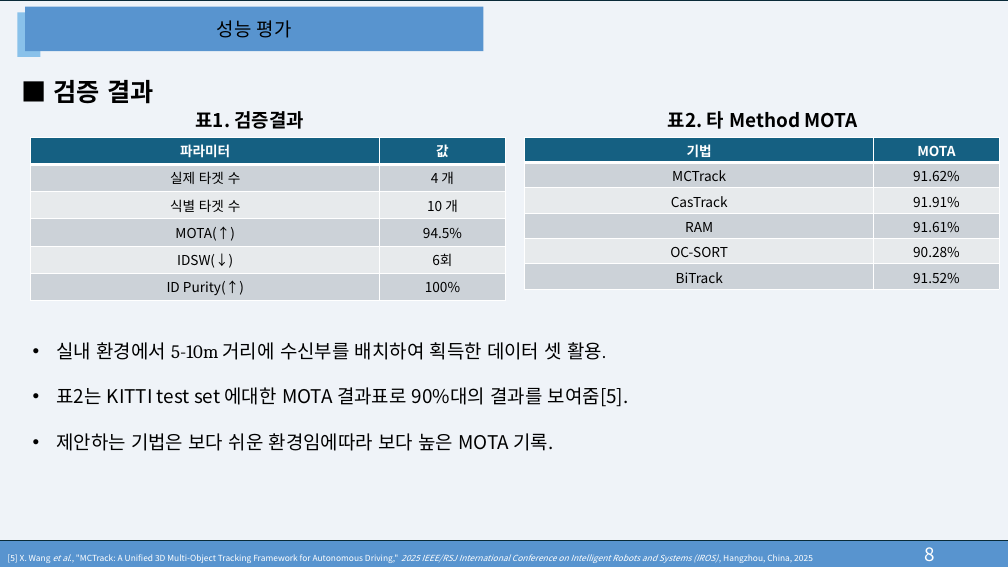
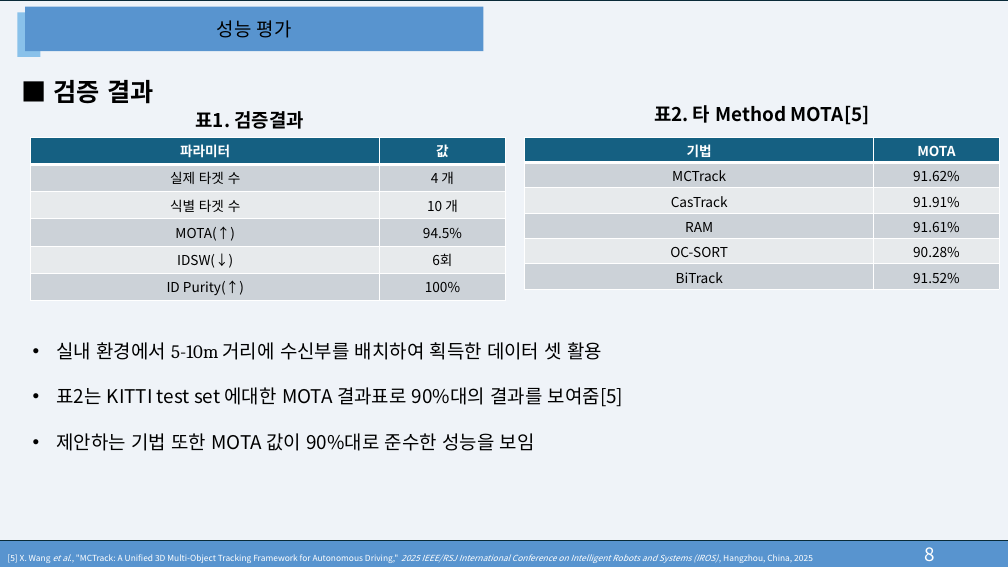
Before and after one commit to leontnhaps/DLC_system_model, a slide deck: slide 10 of Docs/광무선 전력 전송을 위한 Pan-Tilt 카메라 스캔 시스템에서 다중 객체 추적기법.pptx. Drawn at 1008x567 pixels with LibreOffice and Linux fonts; fonts in the diff are those of the drawing. Boxes give left, top, right and bottom in pixels: in the first picture for what was removed or moved away, otherwise in the second. Text is boxed around its words. In the diff, an @@ line names an element or a change of style, - is before the commit and + after.

```diff
--- a/Docs/광무선 전력 전송을 위한 Pan-Tilt 카메라 스캔 시스템에서 다중 객체 추적기법.pptx
+++ b/Docs/광무선 전력 전송을 위한 Pan-Tilt 카메라 스캔 시스템에서 다중 객체 추적기법.pptx
@@ text at (654,105,870,125): text changed @@
-표2. 타 Method MOTA
+표2. 타 Method MOTA[5]
@@ text at (56,342,623,451): text changed @@
-• 실내 환경에서 5-10m 거리에 수신부를 배치하여 획득한 데이터 셋 활용.
-• 표2는 KITTI test set 에대한 MOTA 결과표로 90%대의 결과를 보여줌[5].
-• 제안하는 기법은 보다 쉬운 환경임에따라 보다 높은 MOTA 기록.
+• 실내 환경에서 5-10m 거리에 수신부를 배치하여 획득한 데이터 셋 활용
+• 표2는 KITTI test set 에대한 MOTA 결과표로 90%대의 결과를 보여줌[5]
+• 제안하는 기법 또한 MOTA 값이 90%대로 준수한 성능을 보임
```
Also in this commit, not shown: 7 other slides changed, 1 other file.
